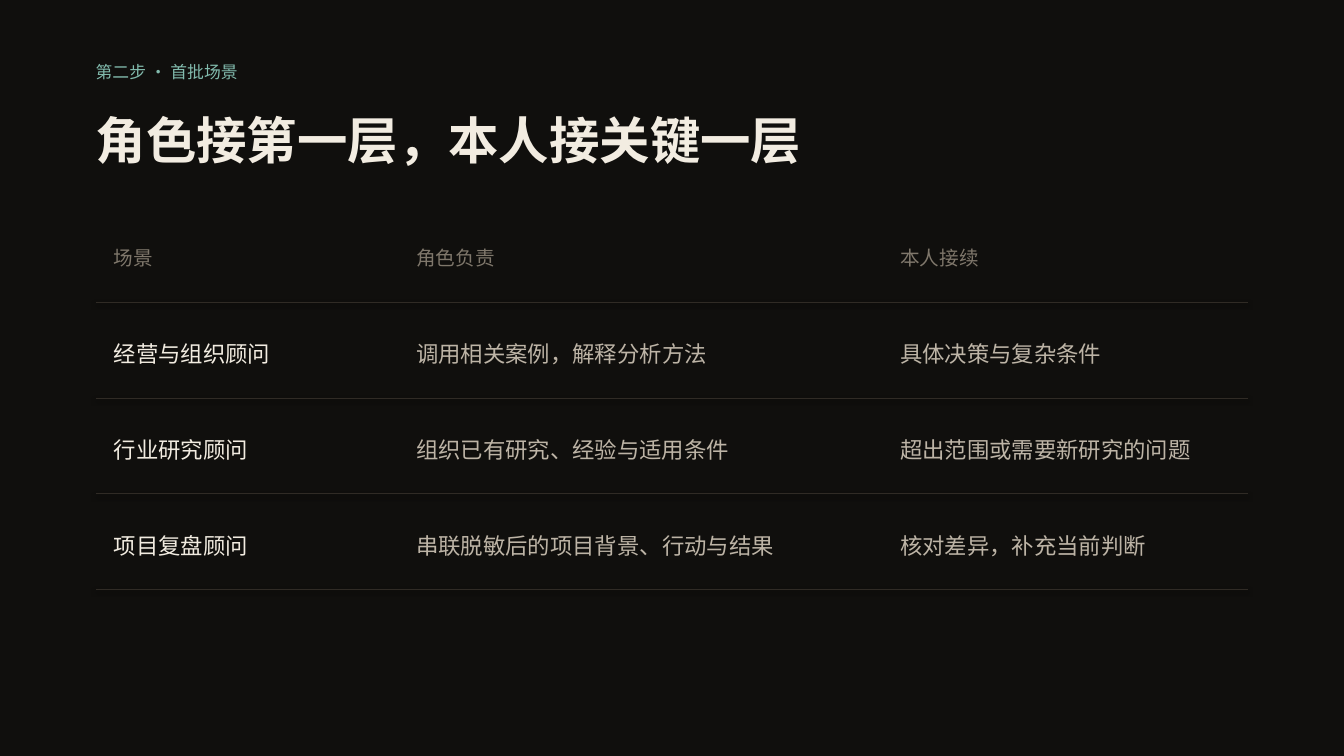
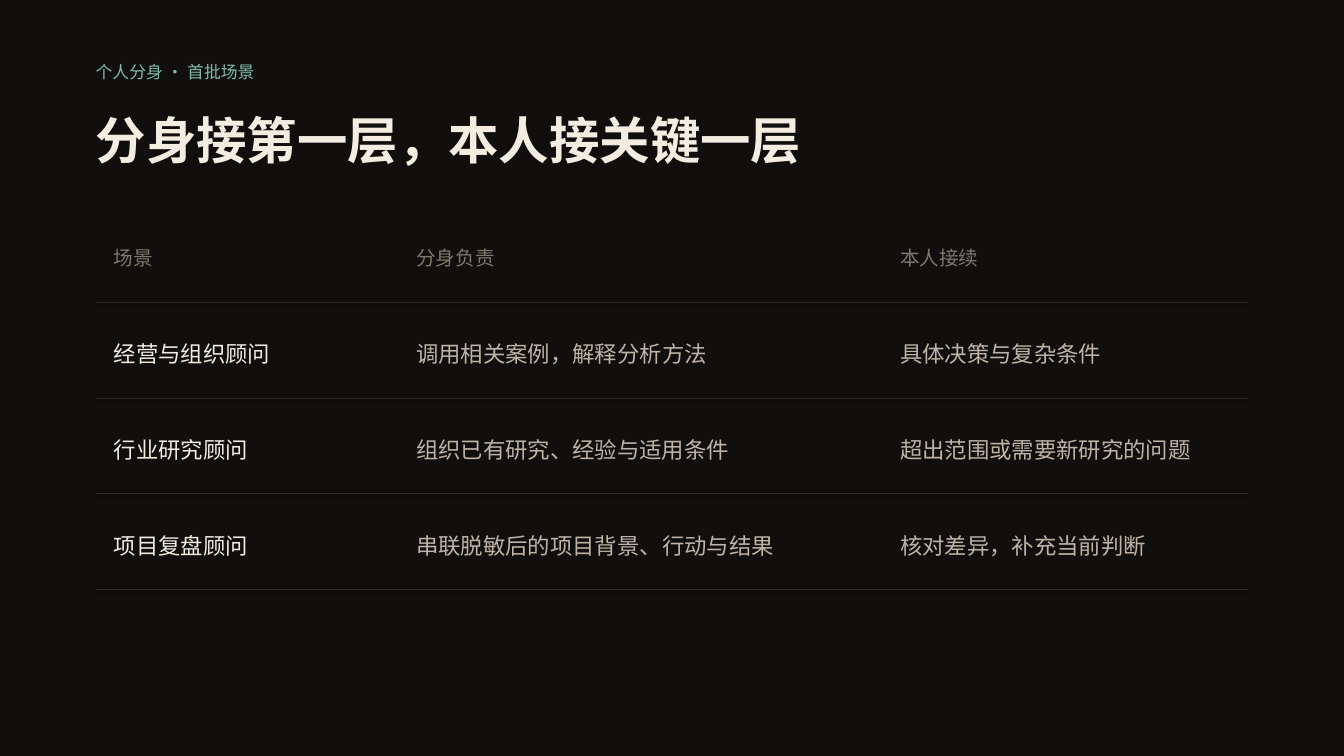
Before and after one commit to finewood2008/centaurAI, a slide deck: slide 14 of docs/product/ZHIJUN_BUSINESS_PLAN.pptx (slide 13 before the commit). Drawn at 1344x756 pixels with LibreOffice and Linux fonts; fonts in the diff are those of the drawing. Boxes give left, top, right and bottom in pixels: in the first picture for what was removed or moved away, otherwise in the second. Text is boxed around its words. In the diff, an @@ line names an element or a change of style, - is before the commit and + after.

```diff
--- a/docs/product/ZHIJUN_BUSINESS_PLAN.pptx
+++ b/docs/product/ZHIJUN_BUSINESS_PLAN.pptx
@@ text at (96, 64, 254, 80): text changed @@
-第二步 · 首批场景
+个人分身 · 首批场景
@@ text at (96, 116, 802, 166): text changed @@
-角色接第一层，本人接关键一层
+分身接第一层，本人接关键一层
@@ text at (416, 248, 495, 267): text changed @@
-角色负责
+分身负责
```
Also in this commit, not shown: 18 other slides changed, 1 slide added, 2 other files.
